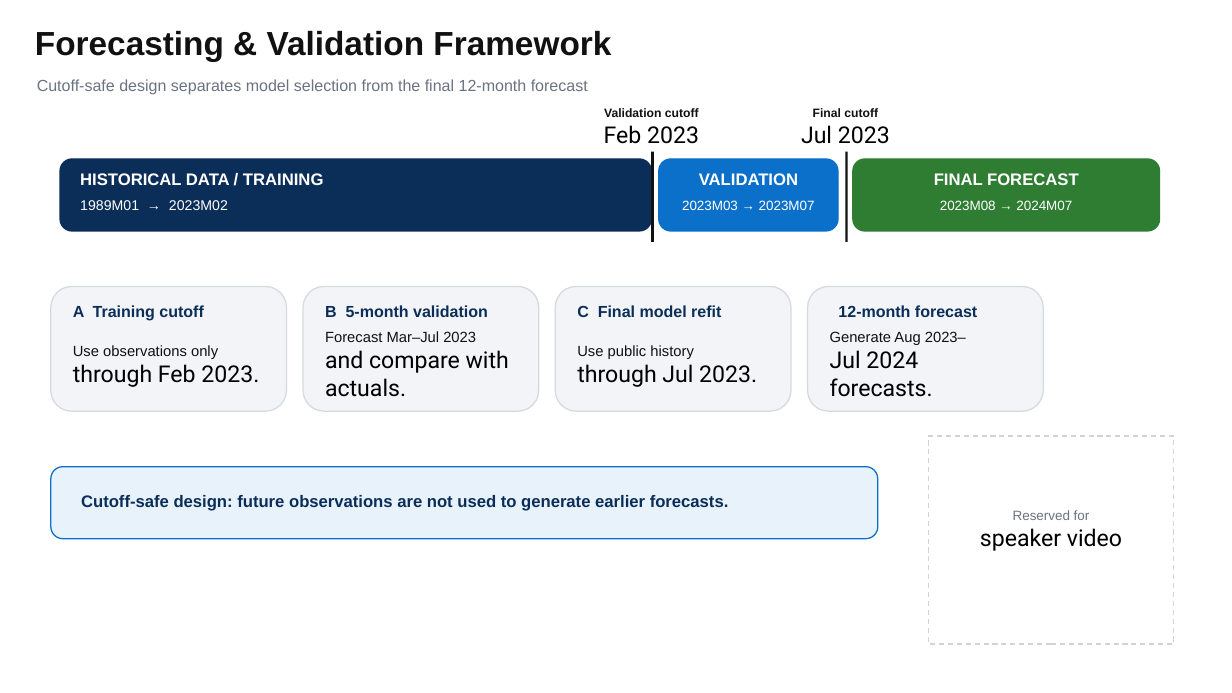
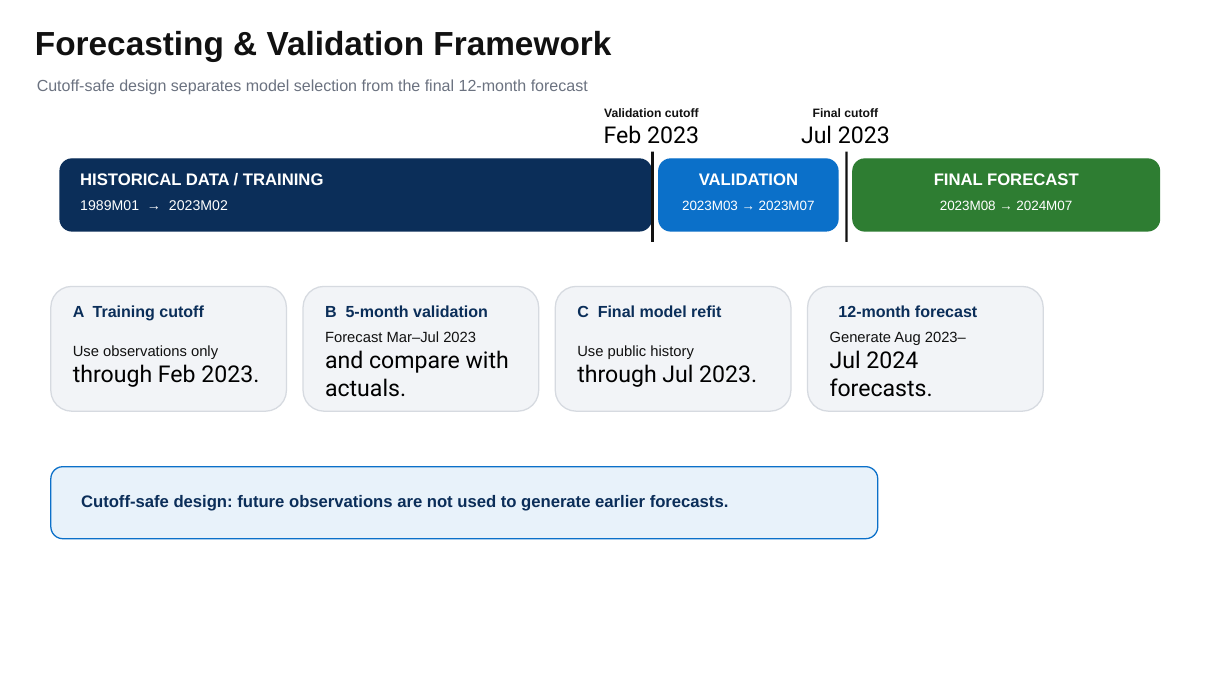
Before and after one commit to shakai2k/endterm-task, a slide deck: slide 2 of docs/Assessment2.pptx. Drawn at 1232x693 pixels with LibreOffice and Linux fonts; fonts in the diff are those of the drawing. Boxes give left, top, right and bottom in pixels: in the first picture for what was removed or moved away, otherwise in the second. Text is boxed around its words. In the diff, an @@ line names an element or a change of style, - is before the commit and + after.

```diff
--- a/docs/Assessment2.pptx
+++ b/docs/Assessment2.pptx
@@ rectangle removed at [929, 436, 1174, 644] @@
@@ text removed at [980, 510, 1122, 551] @@
-Reserved for
-speaker video
```
Also in this commit, not shown: 10 other slides changed, 5 other files.
